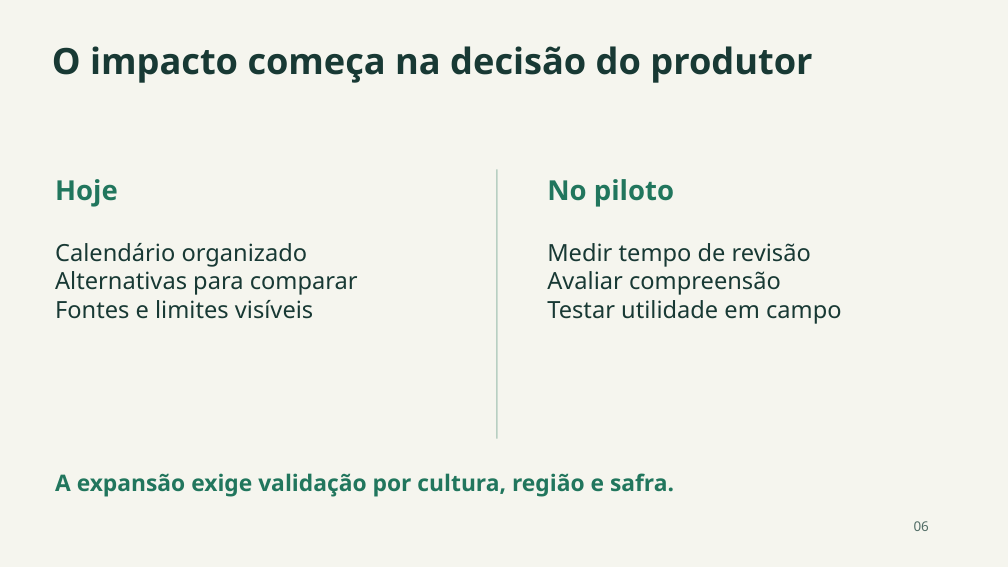
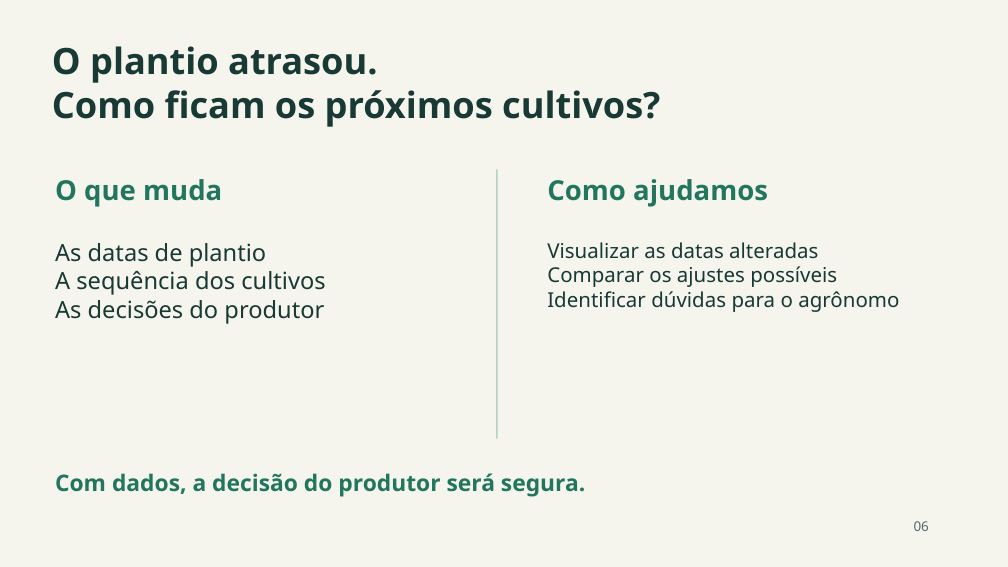
Before and after one commit to vhfoliveira/rota-adaptada, a slide deck: slide 6 of tmp/pitch/candidate.pptx. Drawn at 1008x567 pixels with LibreOffice and Linux fonts; fonts in the diff are those of the drawing. Boxes give left, top, right and bottom in pixels: in the first picture for what was removed or moved away, otherwise in the second. Text is boxed around its words. In the diff, an @@ line names an element or a change of style, - is before the commit and + after.

```diff
--- a/tmp/pitch/candidate.pptx
+++ b/tmp/pitch/candidate.pptx
@@ text at (x1=52, y1=46, x2=660, y2=127): text changed @@
-O impacto começa na decisão do produtor
+O plantio atrasou.
+Como ficam os próximos cultivos?
@@ text at (x1=55, y1=179, x2=222, y2=207): text changed @@
-Hoje
+O que muda
@@ text at (x1=547, y1=179, x2=768, y2=207): text changed @@
-No piloto
+Como ajudamos
@@ text at (x1=55, y1=243, x2=325, y2=324): text changed @@
-Calendário organizado
-Alternativas para comparar
-Fontes e limites visíveis
+As datas de plantio
+A sequência dos cultivos
+As decisões do produtor
@@ text at (x1=547, y1=242, x2=899, y2=312): text changed; size 22.5 to 19.5 pt @@
-Medir tempo de revisão
-Avaliar compreensão
-Testar utilidade em campo
+Visualizar as datas alteradas
+Comparar os ajustes possíveis
+Identificar dúvidas para o agrônomo
@@ text at (x1=55, y1=473, x2=585, y2=497): text changed @@
-A expansão exige validação por cultura, região e safra.
+Com dados, a decisão do produtor será segura.
```
Also in this commit, not shown: 1 other slide changed, 8 other files.
